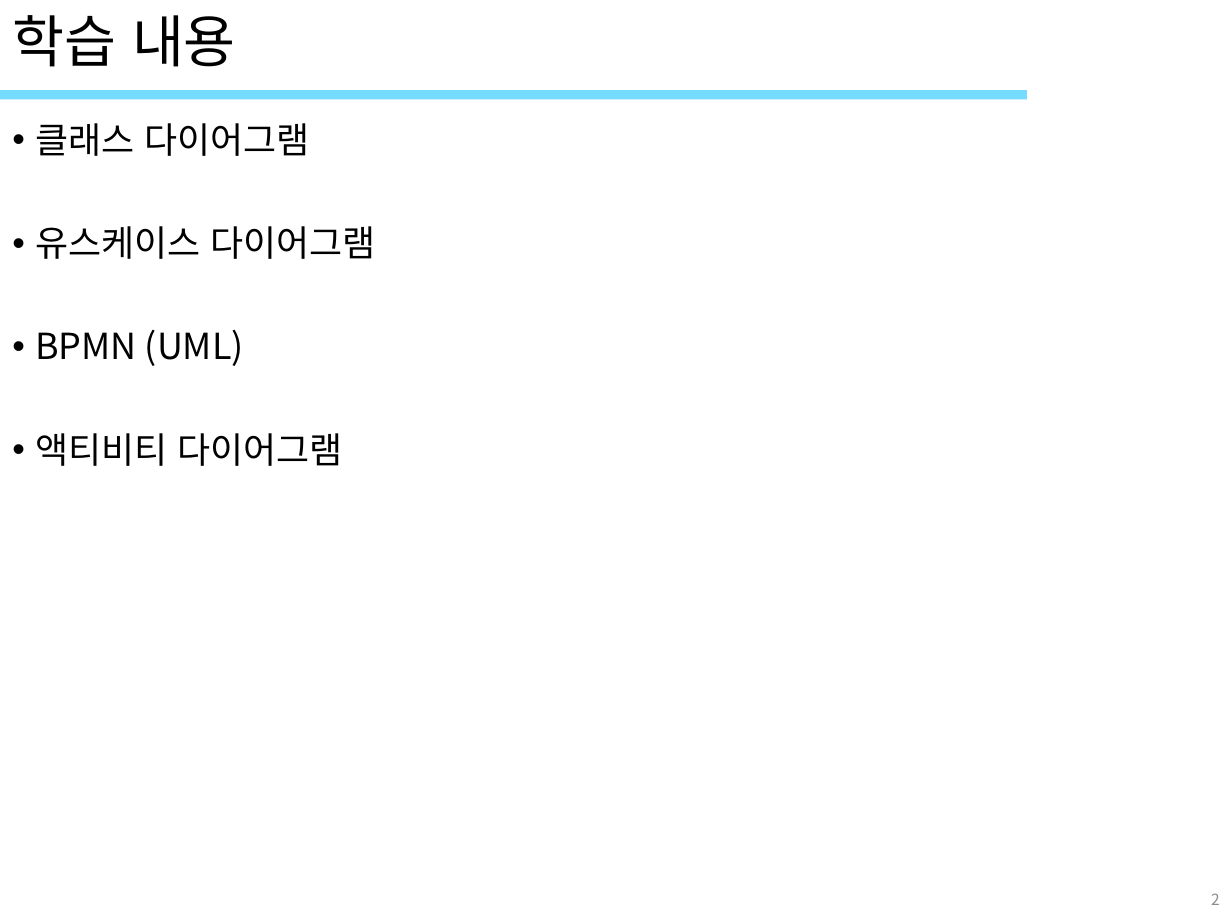
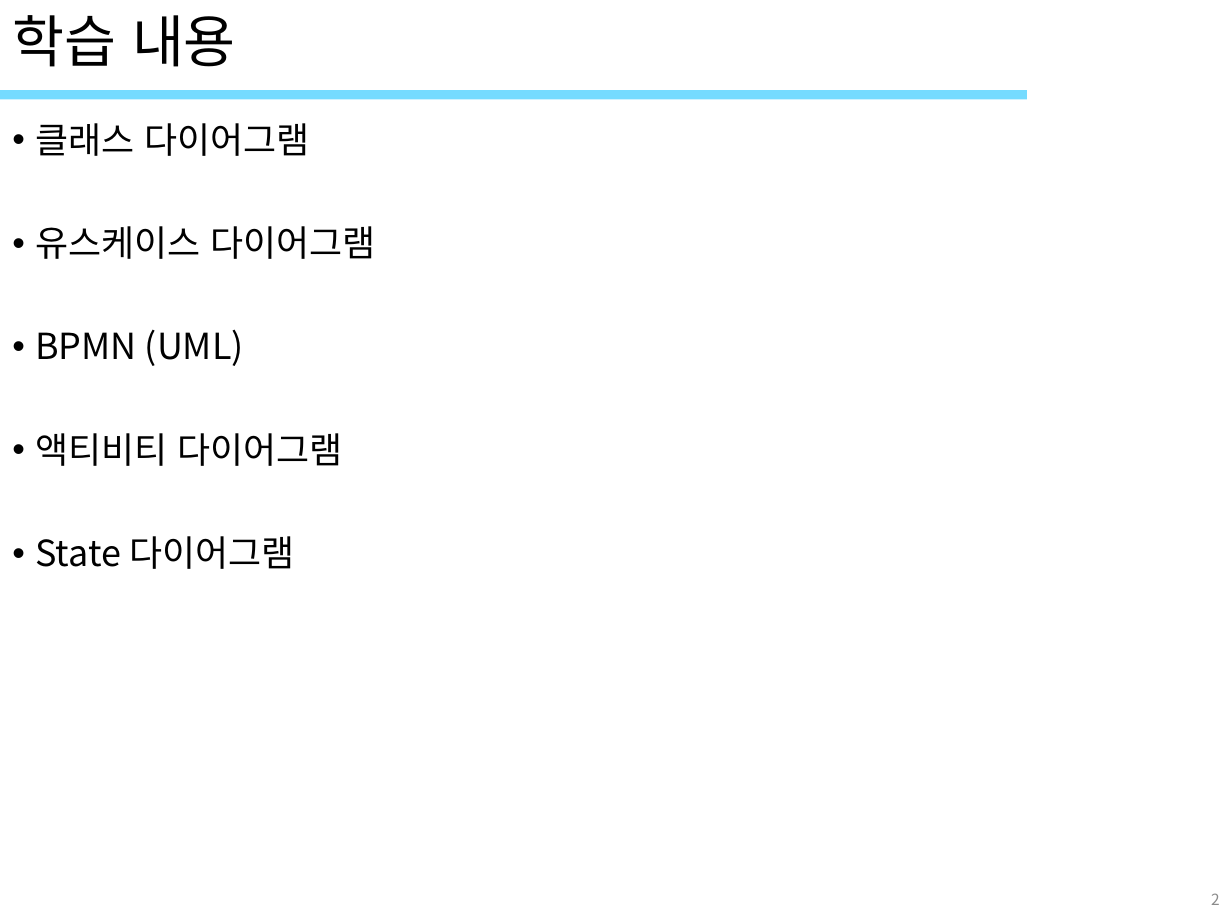
Before and after one commit to ImSeongMuk/study, a slide deck: slide 2 of UML/11_객체UML(시퀀스).pptx. Drawn at 1232x924 pixels with LibreOffice and Linux fonts; fonts in the diff are those of the drawing; background and template pictures are left out. Boxes give left, top, right and bottom in pixels: in the first picture for what was removed or moved away, otherwise in the second. Text is boxed around its words. In the diff, an @@ line names an element or a change of style, - is before the commit and + after.

```diff
--- a/UML/11_객체UML(시퀀스).pptx
+++ b/UML/11_객체UML(시퀀스).pptx
@@ text at [35, 536, 294, 569]: paragraph added @@
+• State 다이어그램
```
Also in this commit, not shown: 2 other slides changed, 1 other file.
